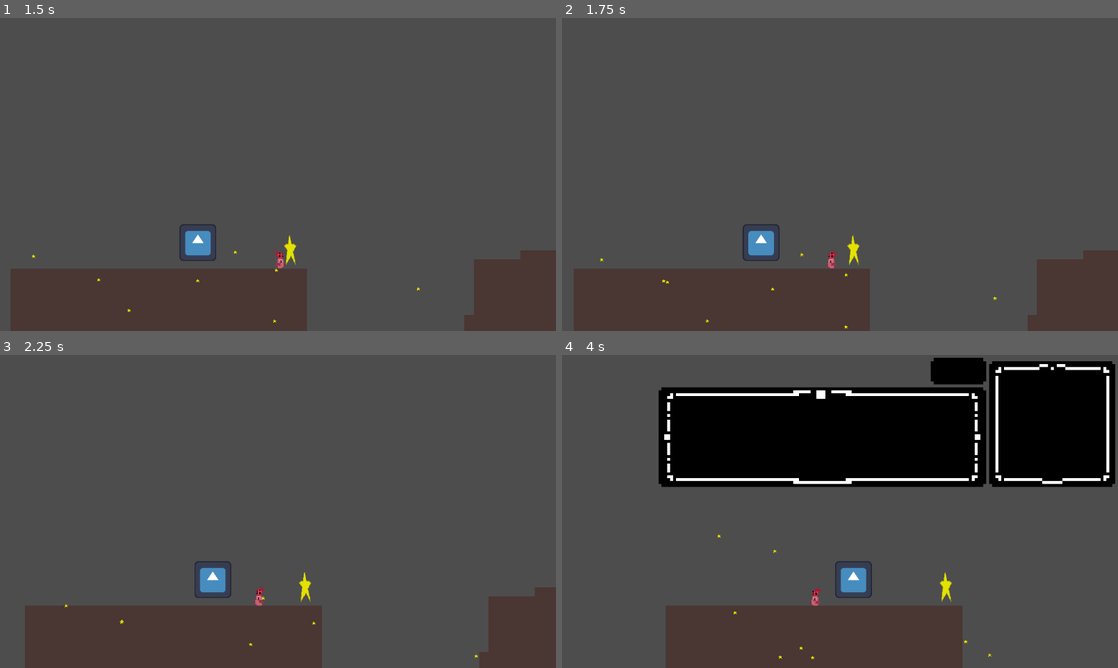
Above: before the commit, frames 1-4 (two rows, left to right).
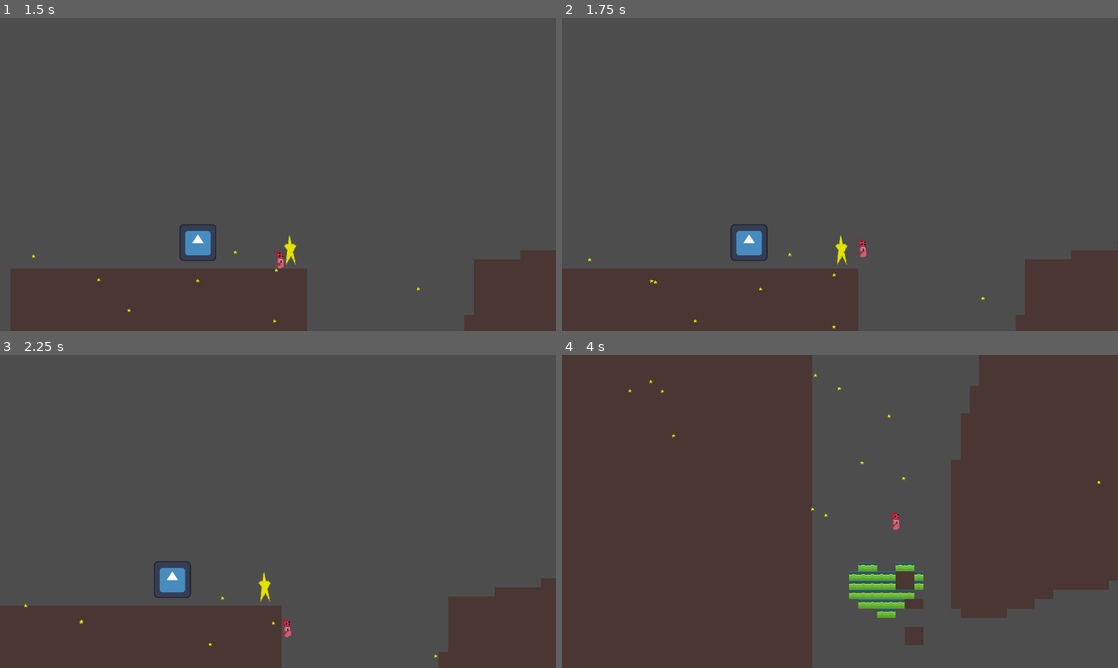
Above: after the commit, the same moments.

Repository: unsaltedkale/Quilt
Game: Godot game, scene res://TitleScreen.tscn
Same seed, same stepped clock (60 frames per second), same inputs: the game is played once before the commit and once after it. The engine's default icon, where the game draws it, is replaced by a stand-in: a white triangle on a blue panel in a dark square. Sound files missing from this copy of the repository are replaced by a short silence.
Inputs (mouse positions are in pixels of both pictures, inside the frame that each line leads up to):
- Up to frame 1 (1.5 s): click "PLAY" at 0.5 s; move the mouse to (400, 158) at 1.27 s; hold D (move_right) from 1.28 s (still down); tap S (crouch) at 1.35 s; click (400, 158) at 1.42 s
- Up to frame 2 (1.75 s): keep holding D (move_right); tap Space (jump) at 1.52 s
- Up to frame 3 (2.25 s): keep holding D (move_right); move the mouse to (166, 527) at 2.02 s; click (166, 527) at 2.1 s
- Up to frame 4 (4 s): tap Space (jump) at 2.27, 3.77 s; move the mouse to (895, 442) at 2.77 s; release D (move_right) at 2.78 s; hold A (move_left) 2.78-3.53 s; tap E (interact) at 2.85 s; move the mouse to (812, 574) at 3.52 s; hold D (move_right) from 3.53 s (still down); tap S (crouch) at 3.6 s; click (812, 574) at 3.67 s

Frame 1 is identical in both runs. In frame 2, 2.3% of the frame differs, in the area x 0-94%, y 66-100%; in frame 3, 5.4%; in frame 4, 79%, in the area x 0-100%, y 0-100%.

Commit message:
making the beginning cutscene

Diff:
--- a/Alex's Folder/cutscene_event_resources/cutscenes/cyrpt_cs_position.tres
+++ b/Alex's Folder/cutscene_event_resources/cutscenes/cyrpt_cs_position.tres
@@ -5,7 +5,8 @@
 [resource]
 script = ExtResource("1_6ooqb")
 mover = NodePath("Player")
-target = Vector2(-2145.45, -2471)
+target = Vector2(-2207.64, -2593.16)
 time = 0.1
+horizontal_flip = true
 delay_after = 2.0
 metadata/_custom_type_script = "uid://cvo6goabck1ac"
--- a/Alex's Folder/cutscene_event_resources/cutscenes/cyrpt_cs_test.tres
+++ b/Alex's Folder/cutscene_event_resources/cutscenes/cyrpt_cs_test.tres
@@ -5,8 +5,8 @@
 [resource]
 script = ExtResource("1_6w2wm")
 mover = NodePath("Player")
-target = Vector2(-1000, 0)
-time = 3.0
+target = Vector2(700, 350)
+time = 0.5
 is_relative = true
 horizontal_flip = true
 metadata/_custom_type_script = "uid://cvo6goabck1ac"
--- a/Alex's Folder/cutscene_event_resources/cutscenes/test_cutscene_container_after_fall.tres
+++ b/Alex's Folder/cutscene_event_resources/cutscenes/test_cutscene_container_after_fall.tres
@@ -1,9 +1,10 @@
-[gd_resource type="Resource" script_class="cutscene_container" load_steps=3 format=3 uid="uid://2x73w31w760w"]
+[gd_resource type="Resource" script_class="cutscene_container" load_steps=4 format=3 uid="uid://2x73w31w760w"]
 
+[ext_resource type="Resource" uid="uid://u0c2s6rtiisa" path="res://Alex's Folder/cutscene_event_resources/cutscenes/cyrpt_cs_position.tres" id="1_0pvg7"]
 [ext_resource type="Resource" uid="uid://ege8ss1a4v8y" path="res://Alex's Folder/cutscene_event_resources/cutscenes/cyrpt_cs_test.tres" id="1_hofml"]
 [ext_resource type="Script" uid="uid://bqmpakucoot4i" path="res://Alex's Folder/cutscene_event_resources/cutscene_container.gd" id="1_lejka"]
 
 [resource]
 script = ExtResource("1_lejka")
-events = [ExtResource("1_hofml")]
+events = [ExtResource("1_0pvg7"), ExtResource("1_hofml")]
 metadata/_custom_type_script = "uid://bqmpakucoot4i"
